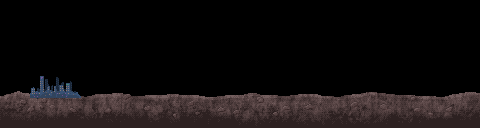
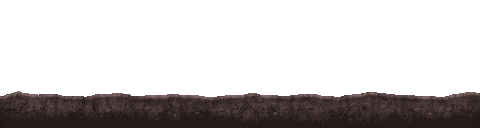
Comparing the layer stacks of the two 480 x 128 images. Changes:
removed group "Group 1 copy" (4 layers) over [30, 76, 81, 99]
renamed "Layer 9" to "Layer 0 copy", opacity 40% → 34%, blend normal → soft light, moved it out of group "Group 1 copy", painted on it over [0, 77, 480, 128]
removed layer "Layer 8" (1st of 2, in "Group 1 copy") (was 40%) from group "Group 1 copy" over [32, 79, 72, 95]
removed layer "Layer 7" (1st of 2, in "Group 1 copy") from group "Group 1 copy" over [30, 76, 81, 98]
removed layer "Layer 6" (1st of 2, in "Group 1 copy") from group "Group 1 copy" over [35, 77, 79, 99]
removed group "Group 1" (4 layers) over [30, 76, 81, 99]
removed layer "Layer 9" (2nd of 2, in "Group 1") (was 40%) from group "Group 1" over [32, 77, 74, 97]
removed layer "Layer 8" (2nd of 2, in "Group 1") (was 40%) from group "Group 1" over [32, 79, 72, 95]
removed layer "Layer 7" (2nd of 2, in "Group 1") from group "Group 1" over [30, 76, 81, 98]
removed layer "Layer 6" (2nd of 2, in "Group 1") from group "Group 1" over [35, 77, 79, 99]
hid "Layer 2" over [0, 0, 480, 128]
